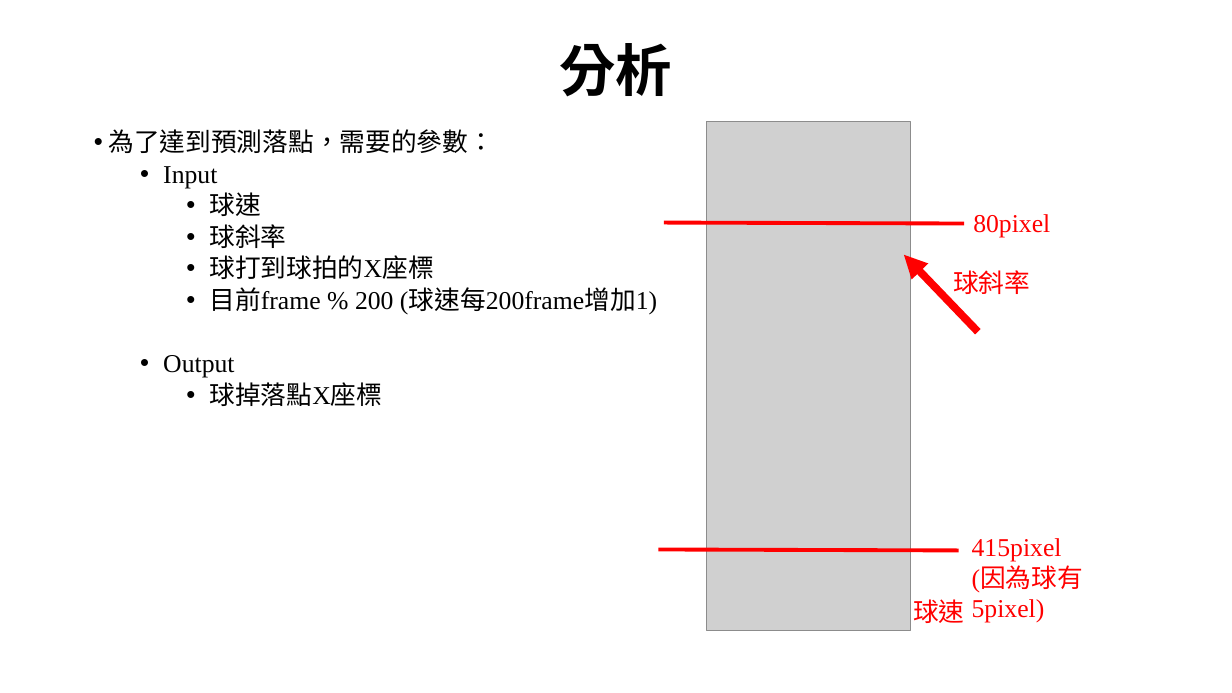
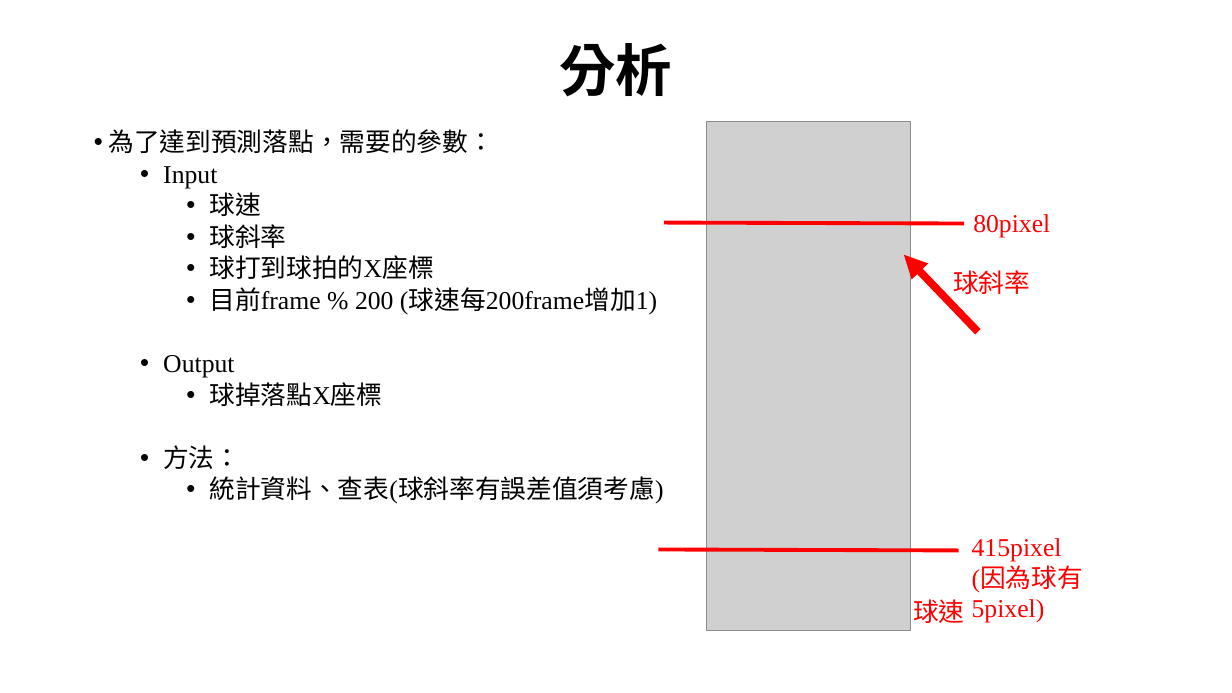
Before and after one commit to HsuTengHsiung/mechine-learning, a slide deck: slide 5 of HW7/機器學習-pingpong.pptx. Drawn at 1232x693 pixels with LibreOffice and Linux fonts; fonts in the diff are those of the drawing; grey boxes stand for pictures; background and template pictures are left out. Boxes give left, top, right and bottom in pixels: in the first picture for what was removed or moved away, otherwise in the second. Text is boxed around its words. In the diff, an @@ line names an element or a change of style, - is before the commit and + after.

Commit message:
HW7

```diff
--- a/HW7/機器學習-pingpong.pptx
+++ b/HW7/機器學習-pingpong.pptx
@@ text at (163, 445, 663, 504): paragraphs added @@
+  • 方法：
+    • 統計資料、查表(球斜率有誤差值須考慮)
```
